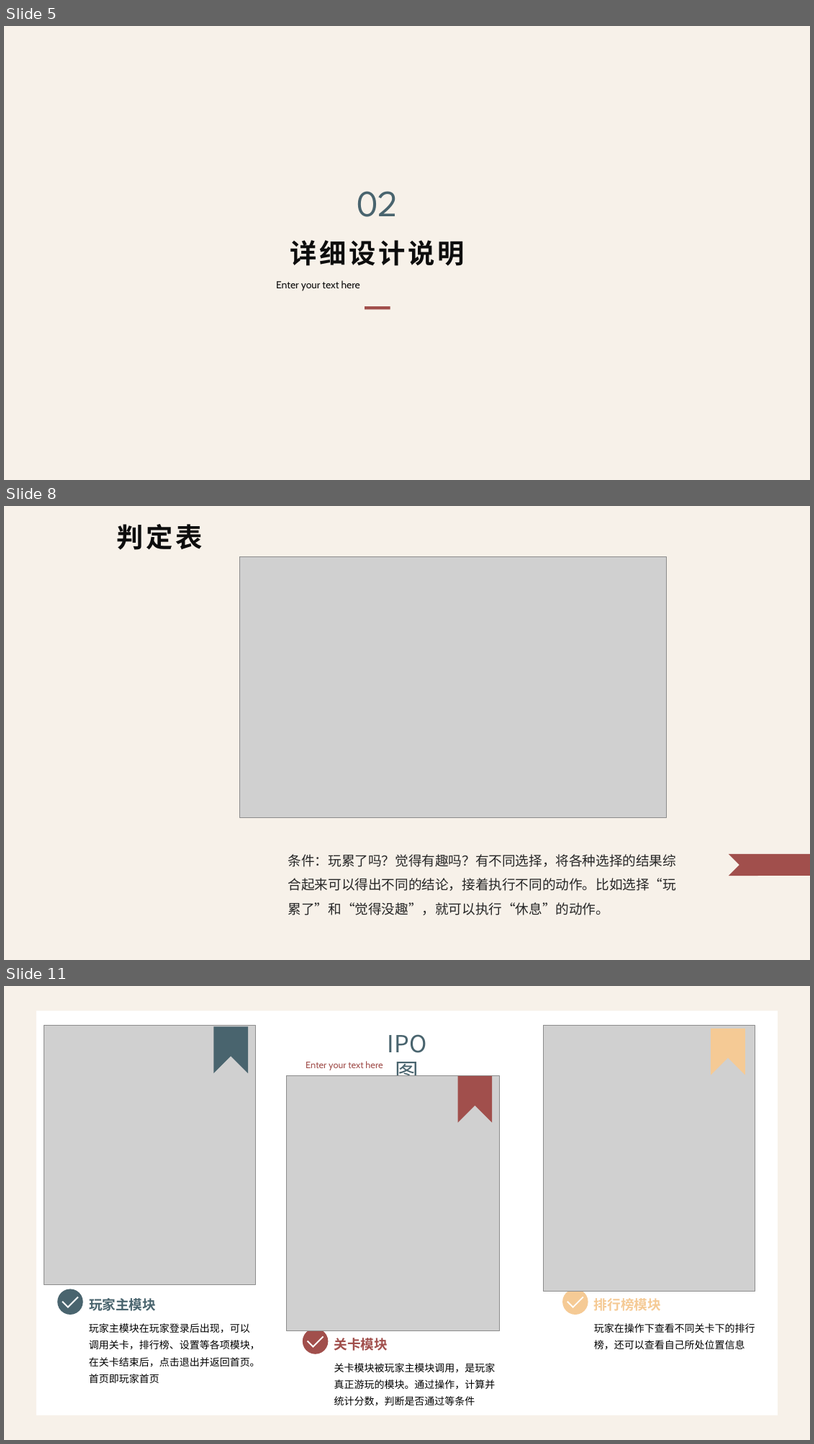
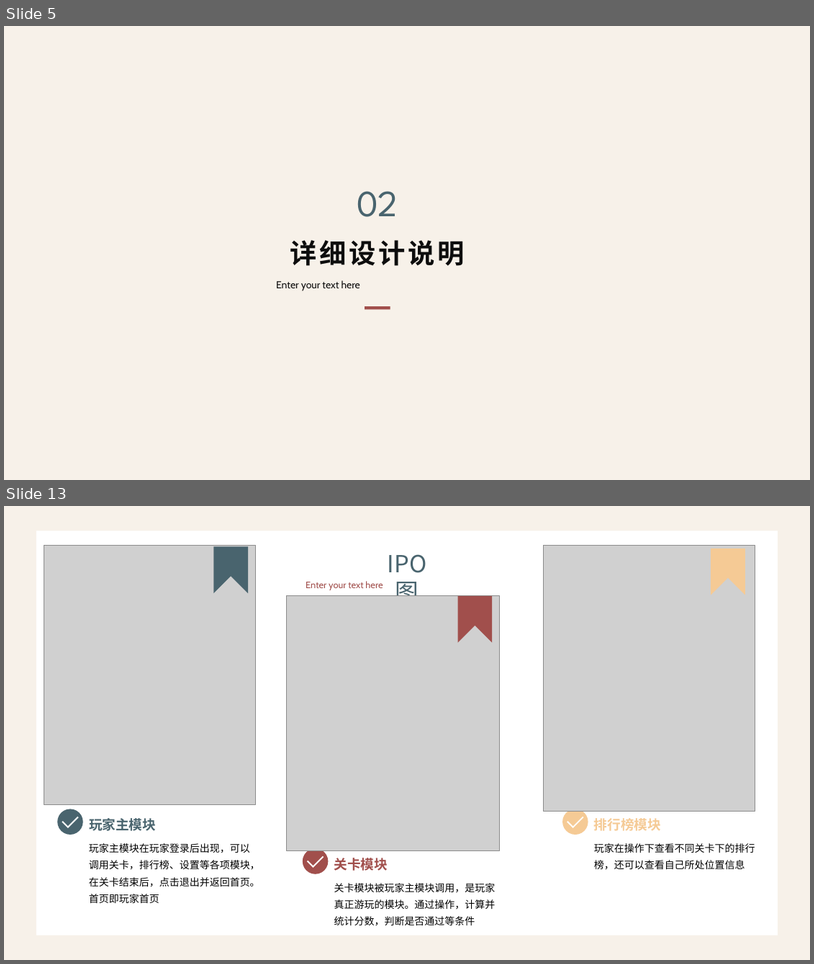
Before and after one commit to ZUCC-MUSICDREAM/start, a slide deck: SE2021-G013-详细设计报告/SE2021-G013-详细设计说明.pptx. Shown one above the other, each under a label of ours: slides 5, 8 and 11 before the commit, slides 5 and 13 after it; the slides between them are not shown. The pictures are 814x1444 and 814x964 pixels, drawn with LibreOffice and Linux fonts; fonts in the diff are those of the drawing; grey boxes stand for pictures; background and template pictures are left out. Boxes give left, top, right and bottom in pixels: in the first picture for what was removed or moved away, otherwise in the second. Text is boxed around its words. In the diff, an @@ line names an element or a change of style, - is before the commit and + after.

```diff
--- a/SE2021-G013-详细设计报告/SE2021-G013-详细设计说明.pptx
+++ b/SE2021-G013-详细设计报告/SE2021-G013-详细设计说明.pptx
@@ slide 8 removed at (4, 506, 810, 960), background #F7F1E9 @@
@@ text removed at (117, 524, 203, 550) @@
-判定表
@@ picture removed at (240, 556, 666, 817) @@
@@ text removed at (288, 854, 676, 915) @@
-条件：玩累了吗？觉得有趣吗？有不同选择，将各种选择的结果综合起来可以得出不同的结论，接着执行不同的动作。比如选择“玩累了”和“觉得没趣”，就可以执行“休息”的动作。
@@ freeform shape removed at (729, 854, 810, 875) @@
@@ what was slide 11 is now slide 13 @@
```
Also in this commit, not shown: 3 slides changed, 4 slides added, 1 other slide removed, 1 other file.
